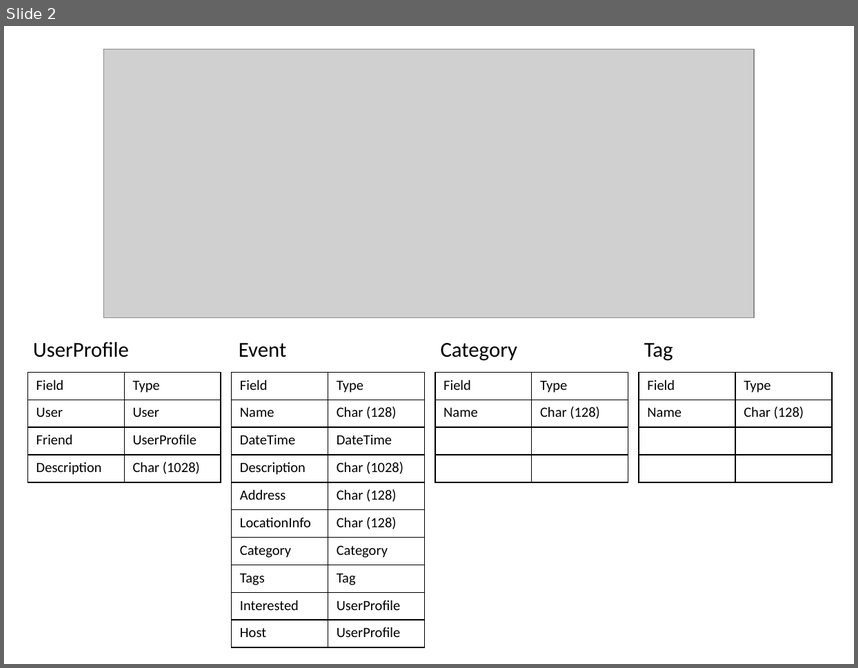
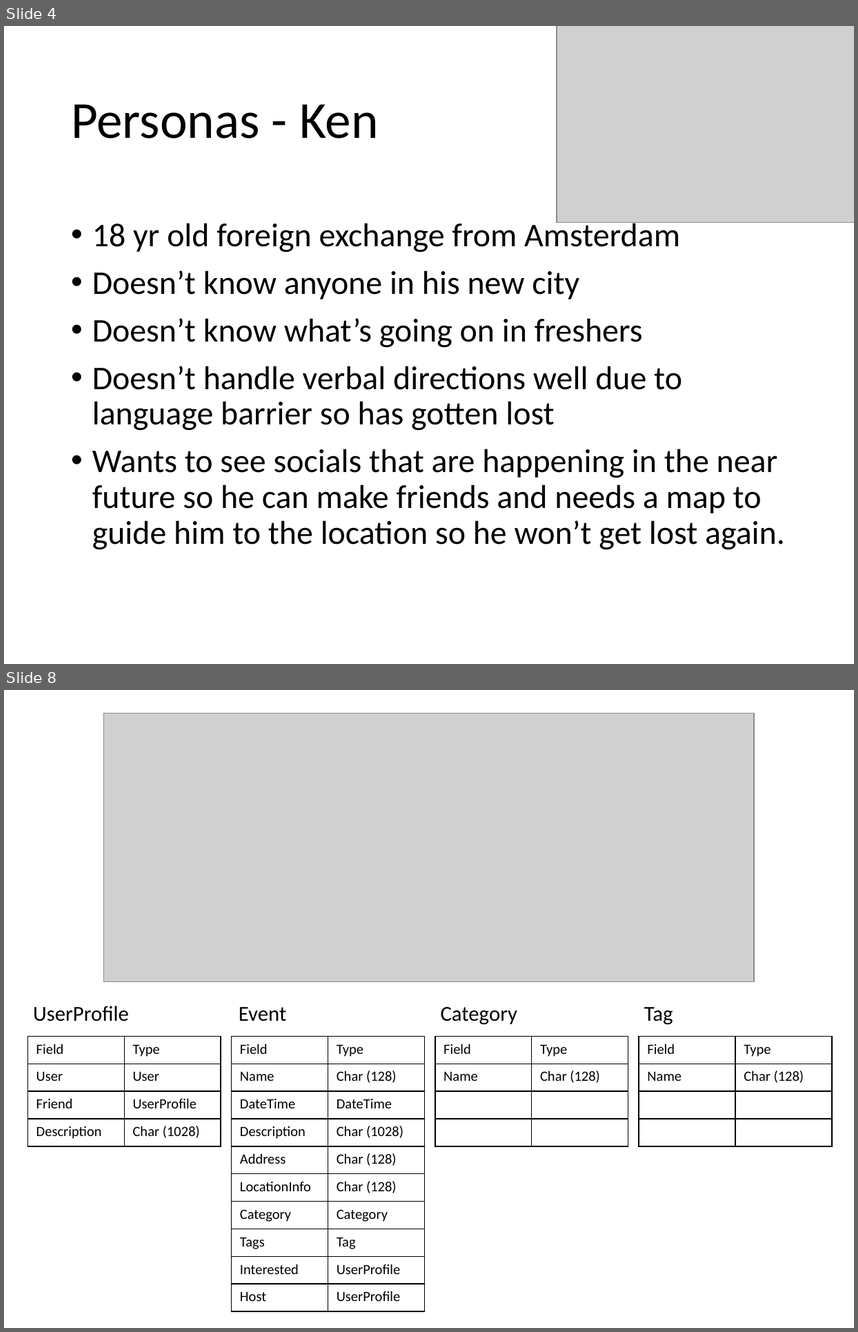
Before and after one commit to Lindronics/wad2_group_project, a slide deck: design_spec/design_specification.pptx. Shown one above the other, each under a label of ours: slide 2 before the commit, slides 4 and 8 after it; the slides between them are not shown. The pictures are 858x668 and 858x1332 pixels, drawn with LibreOffice and Linux fonts; fonts in the diff are those of the drawing; grey boxes stand for pictures. Boxes give left, top, right and bottom in pixels: in the first picture for what was removed or moved away, otherwise in the second. Text is boxed around its words. In the diff, an @@ line names an element or a change of style, - is before the commit and + after.

```diff
--- a/design_spec/design_specification.pptx
+++ b/design_spec/design_specification.pptx
@@ slide 4 added at bbox=[4, 26, 854, 664], background #FFFFFF @@
@@ picture added at bbox=[557, 26, 854, 223] @@
@@ title added at bbox=[71, 104, 379, 138], 44 pt, text #000000 @@
+Personas - Ken
@@ text added at bbox=[92, 219, 785, 550], 28 pt, text #000000 @@
+• 18 yr old foreign exchange from Amsterdam
+• Doesn’t know anyone in his new city
+• Doesn’t know what’s going on in freshers
+• Doesn’t handle verbal directions well due to language barrier so has gotten lost
+• Wants to see socials that are happening in the near future so he can make friends and needs a map to guide him to the location so he won’t get lost again.
@@ what was slide 2 is now slide 8 @@
```
Also in this commit, not shown: 6 other slides added.
